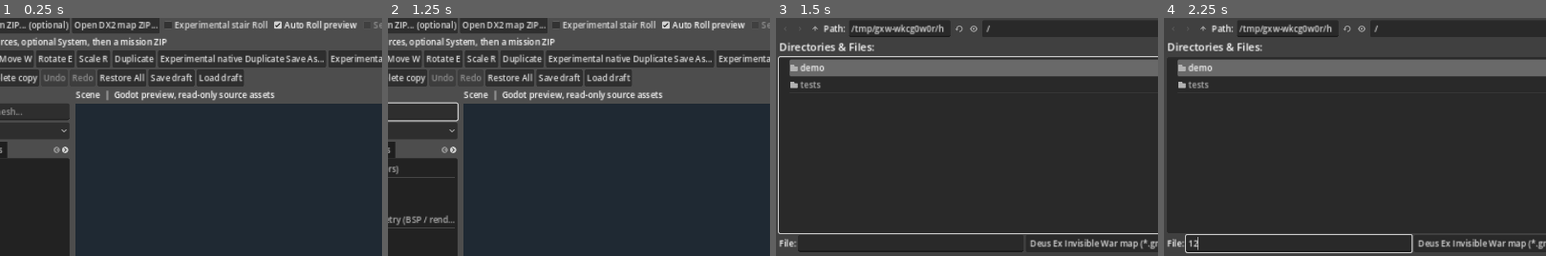
Above: before the commit, frames 1-4 (left to right).
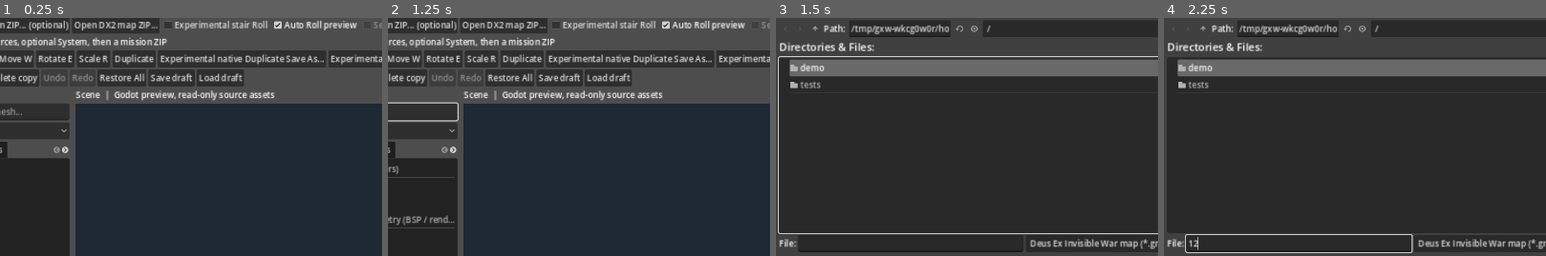
Above: after the commit, the same moments.

Repository: JakX2/Deus-Ex-2-SDK
Game: Godot game, scene res://main.tscn
The game is run twice, just before and just after one commit, with the same random seed, the same clock (stepped at 60 frames per second) and the same inputs.
Inputs (mouse positions are % of the whole screen's width and height, from its top left):
- Up to frame 1 (0.25 s): no input
- Up to frame 2 (1.25 s): click (10, 31) at 0.52 s; type "Alex" at 0.6 s
- Up to frame 3 (1.5 s): click "Open DX2 map (.gmp)" at 1.25 s
- Up to frame 4 (2.25 s): click (29, 59) at 2.02 s; type "12" at 2.1 s
The pictures show only the part of the screen within x 11-61%, y 11-61%; the shares and areas given below are measured in that part.

Frames 1-2 are identical in both runs. In frame 3, less than 0.1% of the frame differs, in the area x 44-57%, y 3-8%; in frame 4, less than 0.1%.

Commit message:
Clarify source-section topology measurement scope

Diff:
--- a/native_editor/godot_editor/collision_source_picker.gd
+++ b/native_editor/godot_editor/collision_source_picker.gd
@@ -496,6 +496,8 @@
         "section_triangle_count": triangle_ids.size(),
         "analysis_cap": analysis_cap,
         "mopp_leaf_subset_only": true,
+        "area_measure": "sum_of_mopp_leaf_triangle_areas",
+        "area_is_triangle_sum": true,
         "read_only": true,
         "native_map_written": false,
         "native_bsp_surface_verified": false,
